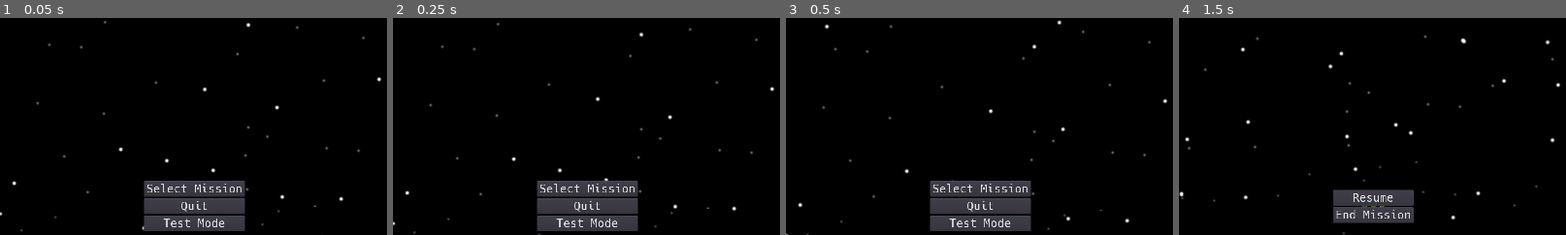
Above: before the commit, frames 1-4 (left to right).
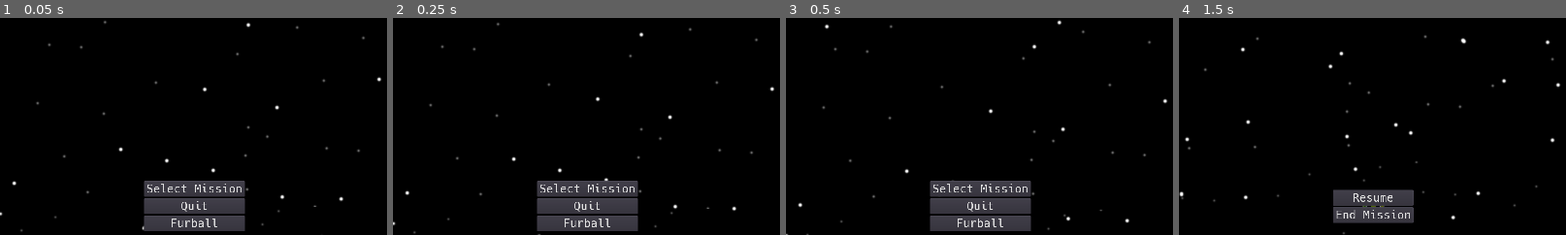
Above: after the commit, the same moments.

Repository: intrepidhero-coder/gameoff2021
Game: Godot game, scene res://scenes/main.tscn
Two runs of this game, one before a commit and one after it. Both use one fixed random seed, a clock stepped at 60 frames per second and the inputs below.
Inputs:
- Up to frame 1 (0.05 s): no input
- Up to frame 2 (0.25 s): no input
- Up to frame 3 (0.5 s): no input
- Up to frame 4 (1.5 s): click "Test Mode" (after the commit: "Furball") at 0.5 s; tap Enter (escape) at 1.25 s; hold Right (right) from 1.28 s (still down); hold Space (action) from 1.28 s (still down)
The pictures show only the part of the screen within x 25-75%, y 7-57%; the shares and areas given below are measured in that part.

The runs differ from the first frame. In frame 1, 0.3% of the frame differs, in the area x 42-59%, y 92-97%; in frame 2, 0.3%; in frame 3, 0.3%; in frame 4, nothing differs.

Commit message:
Changed "Test Mode" to Furball with cheat key "\"

Diff:
--- a/project.godot
+++ b/project.godot
@@ -67,6 +67,11 @@
 "events": [ Object(InputEventKey,"resource_local_to_scene":false,"resource_name":"","device":0,"alt":false,"shift":false,"control":false,"meta":false,"command":false,"pressed":false,"scancode":89,"unicode":0,"echo":false,"script":null)
  ]
 }
+cheat={
+"deadzone": 0.5,
+"events": [ Object(InputEventKey,"resource_local_to_scene":false,"resource_name":"","device":0,"alt":false,"shift":false,"control":false,"meta":false,"command":false,"pressed":false,"scancode":92,"unicode":0,"echo":false,"script":null)
+ ]
+}
 
 [physics]
 
--- a/scenes/main_menu.tscn
+++ b/scenes/main_menu.tscn
@@ -40,7 +40,7 @@
 margin_right = 250.0
 margin_bottom = 125.0
 custom_fonts/font = ExtResource( 1 )
-text = "Test Mode"
+text = "Furball"
 __meta__ = {
 "_edit_use_anchors_": false
 }
--- a/scripts/main_menu.gd
+++ b/scripts/main_menu.gd
@@ -26,4 +26,5 @@
 	parent.setup_scenario(-1)
 	parent.start_mission()
 	parent.setup_state(parent.GAME)
-	$"../Player".god_mode = true
+	if Input.is_action_pressed("cheat"):
+		$"../Player".god_mode = true
--- a/scripts/player.gd
+++ b/scripts/player.gd
@@ -27,6 +27,7 @@
 	pass
 
 func reset():
+	god_mode = false
 	world_position = Vector2()
 	velocity = Vector2()
 	accel = Vector2()
